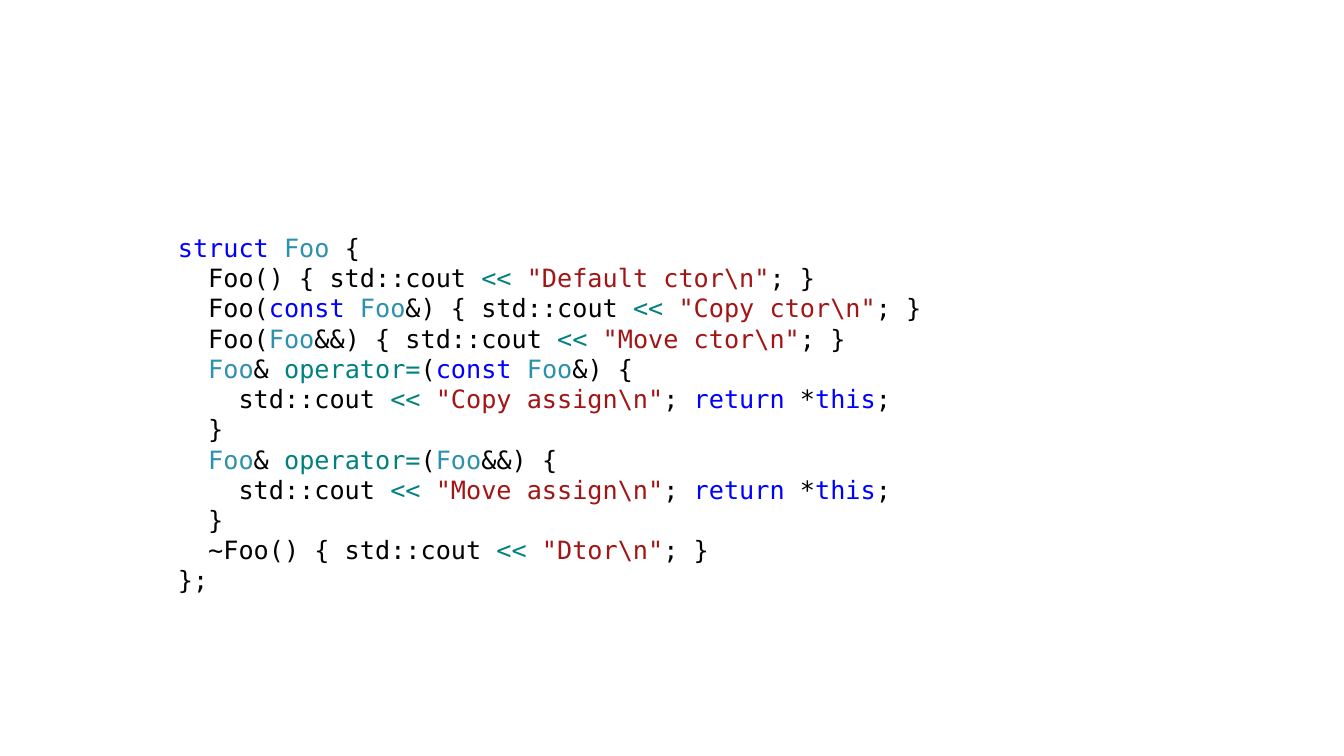
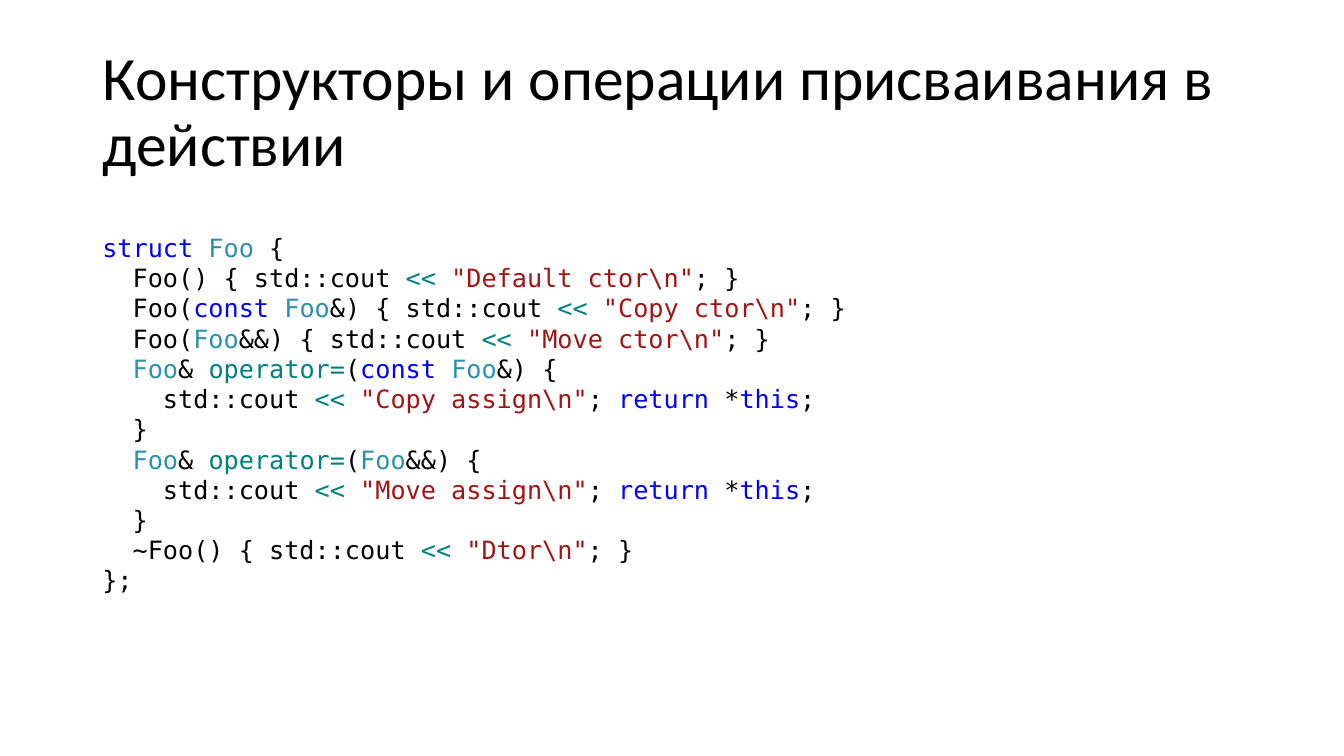
Before and after one commit to alexey-malov/oop, a slide deck: slide 139 of lectures/02/Основы ООП.pptx (slide 129 before the commit). Drawn at 1344x756 pixels with LibreOffice and Linux fonts; fonts in the diff are those of the drawing. Boxes give left, top, right and bottom in pixels: in the first picture for what was removed or moved away, otherwise in the second. Text is boxed around its words. In the diff, an @@ line names an element or a change of style, - is before the commit and + after.

```diff
--- a/lectures/02/Основы ООП.pptx
+++ b/lectures/02/Основы ООП.pptx
@@ title added at [102,60,1214,176], 44 pt, text #000000 @@
+Конструкторы и операции присваивания в действии
@@ text "struct Foo {": place and size @@
-text "struct Foo {" at [178,238,891,563]
+text "struct Foo {" at [102,238,815,563]
```
Also in this commit, not shown: 11 other slides changed, 10 slides added, 11 other files.
